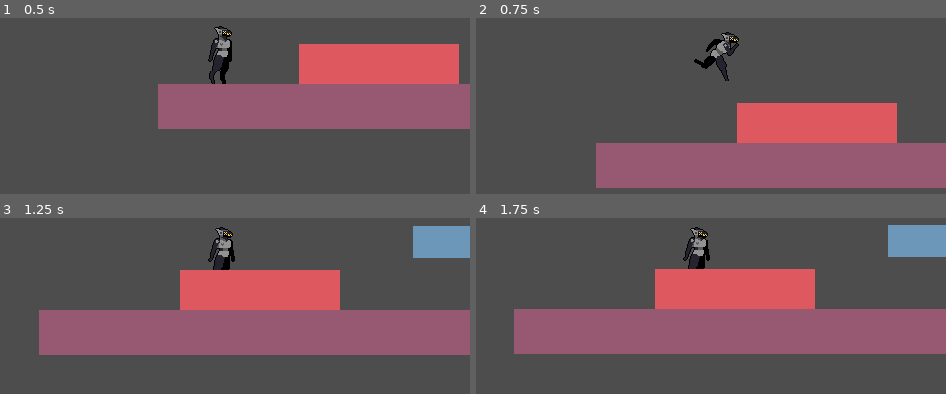
Above: before the commit, frames 1-4 (two rows, left to right).
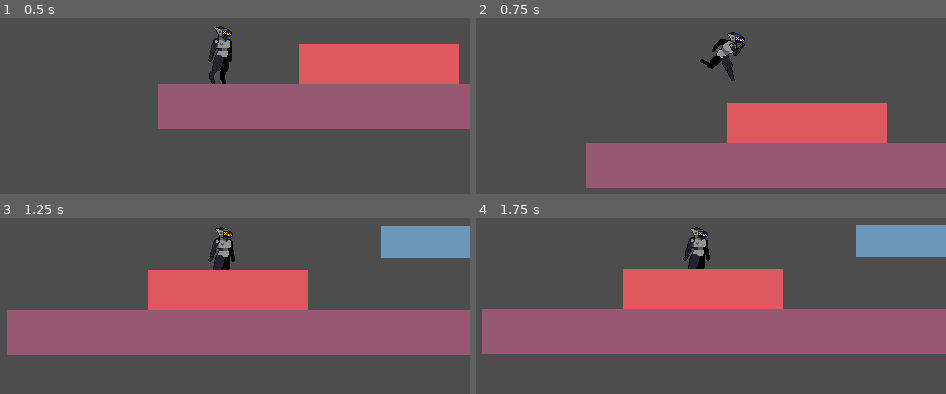
Above: after the commit, the same moments.

Repository: flrping/two-body-problem
Game: Godot game, scene res://scenes/test.tscn
Two runs of this game, one before a commit and one after it. Both use one fixed random seed, a clock stepped at 60 frames per second and the inputs below.
Inputs:
- Up to frame 1 (0.5 s): no input
- Up to frame 2 (0.75 s): tap Enter (ui_accept) at 0.5 s; hold Right (ui_right) from 0.53 s (still down)
- Up to frame 3 (1.25 s): keep holding Right (ui_right); tap Enter (ui_accept) at 0.77 s
- Up to frame 4 (1.75 s): keep holding Right (ui_right); tap Enter (ui_accept) at 1.52 s

Frame 1 is identical in both runs. In frame 2, 2.7% of the frame differs, in the area x 23-90%, y 7-97%; in frame 3, 6.1%, in the area x 1-88%, y 4-78%; in frame 4, 6.1%.

Commit message:
Increase player speed

Diff:
--- a/src/scripts/player.gd
+++ b/src/scripts/player.gd
@@ -2,7 +2,7 @@
 
 var is_alive = true;
 
-const SPEED = 300.0
+const SPEED = 380.0
 const JUMP_VELOCITY = -450.0
 const MAX_VELOCITY = 800
 #the amount of extra velocity to remove when the jump button is not held
--- a/src/scripts/transition.gd
+++ b/src/scripts/transition.gd
@@ -17,4 +17,5 @@
 
 func _on_area_2d_body_entered(body: Node2D) -> void:
 	print(body)
+	#apparently altering the scene tree in a physics callback can cause issues
 	get_tree().call_deferred("change_scene_to_packed", targetScene)
